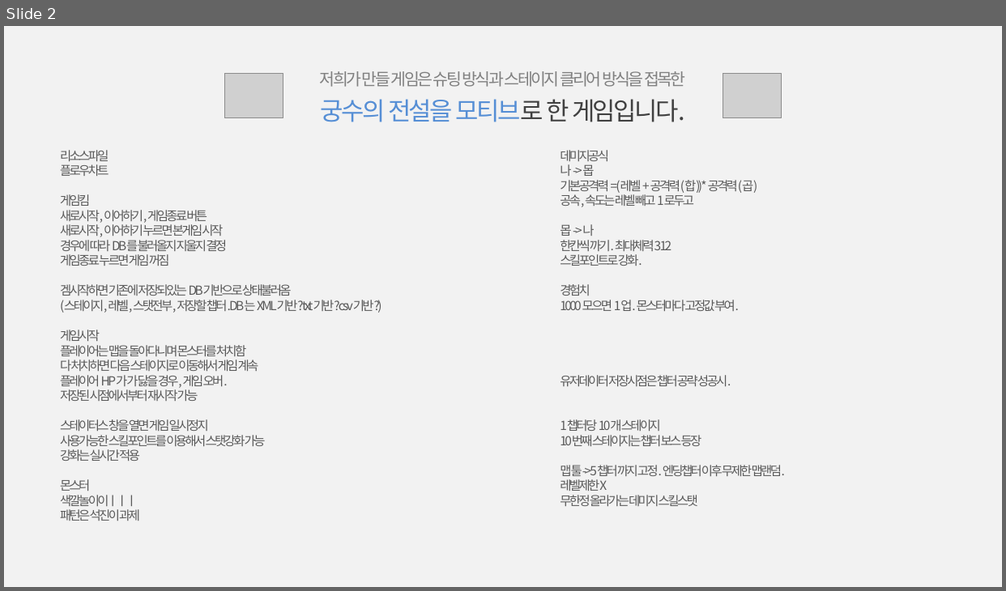
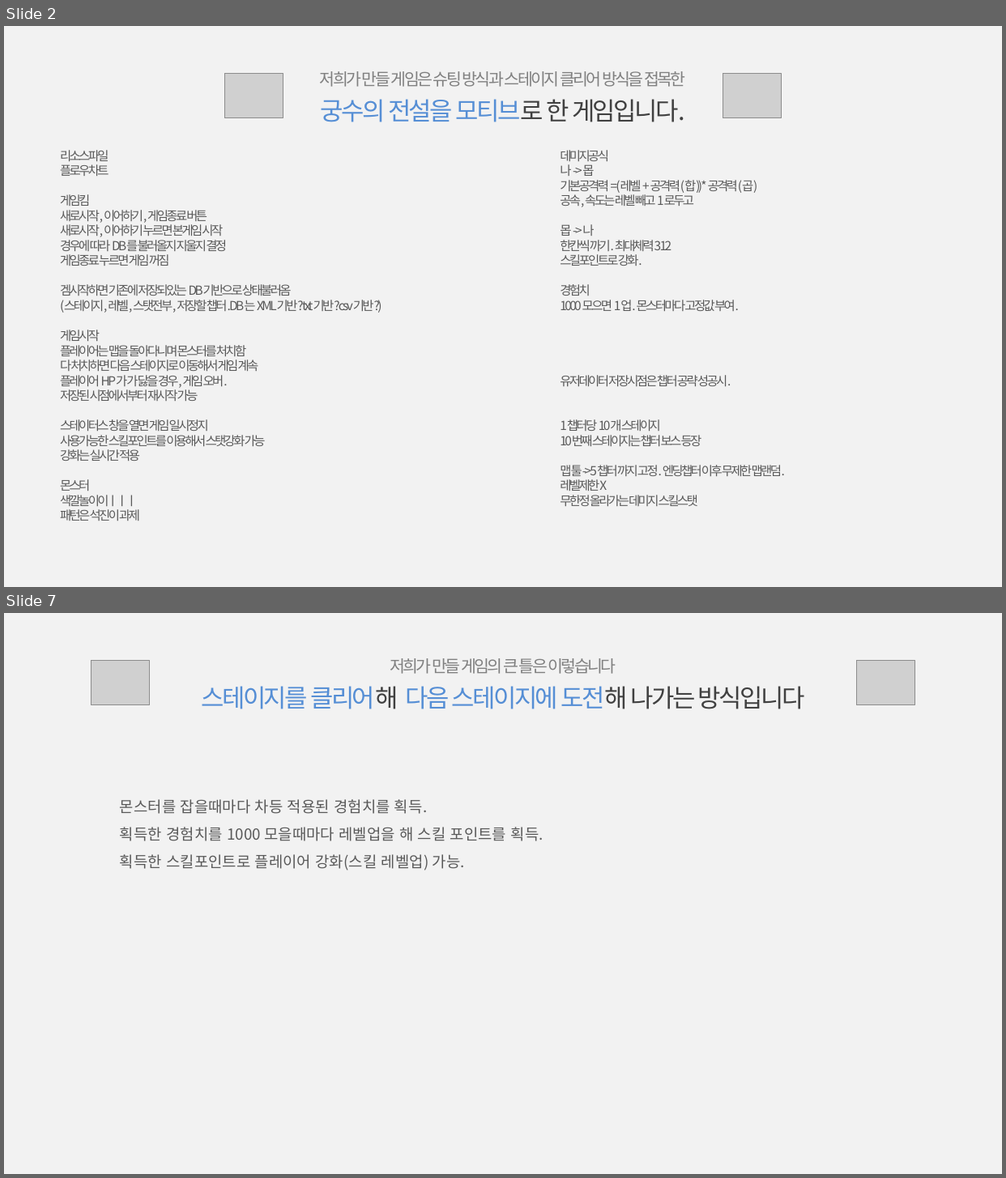
Before and after one commit to Hanel99/inha_1stproject, a slide deck: 기타/1차중간프로젝트_세부기획_白팀_강석진윤준혁.pptx. Shown one above the other, each under a label of ours: slide 2 before the commit, slides 2 and 7 after it; the slides between them are not shown. The pictures are 1006x591 and 1006x1178 pixels, drawn with LibreOffice and Linux fonts; fonts in the diff are those of the drawing; grey boxes stand for pictures. Boxes give left, top, right and bottom in pixels: in the first picture for what was removed or moved away, otherwise in the second. Text is boxed around its words. In the diff, an @@ line names an element or a change of style, - is before the commit and + after.

```diff
--- a/기타/1차중간프로젝트_세부기획_白팀_강석진윤준혁.pptx
+++ b/기타/1차중간프로젝트_세부기획_白팀_강석진윤준혁.pptx
@@ slide 7 added at box(4, 613, 1002, 1174), background #F2F2F2 @@
@@ picture added at box(91, 661, 149, 706) @@
@@ text added at box(202, 658, 804, 709), 18 pt, text #558ED5 @@
+저희가 만들 게임의 큰 틀은 이렇습니다
+스테이지를 클리어해 다음 스테이지에 도전해 나가는 방식입니다
@@ picture added at box(856, 661, 914, 706) @@
@@ text added at box(120, 799, 543, 871), 11 pt, text #595959 @@
+몬스터를 잡을때마다 차등 적용된 경험치를 획득.
+획득한 경험치를 1000 모을때마다 레벨업을 해 스킬 포인트를 획득.
+획득한 스킬포인트로 플레이어 강화(스킬 레벨업) 가능.
```
Also in this commit, not shown: 2 slides changed, 11 other slides added, 1 slide removed, 1 other file.
